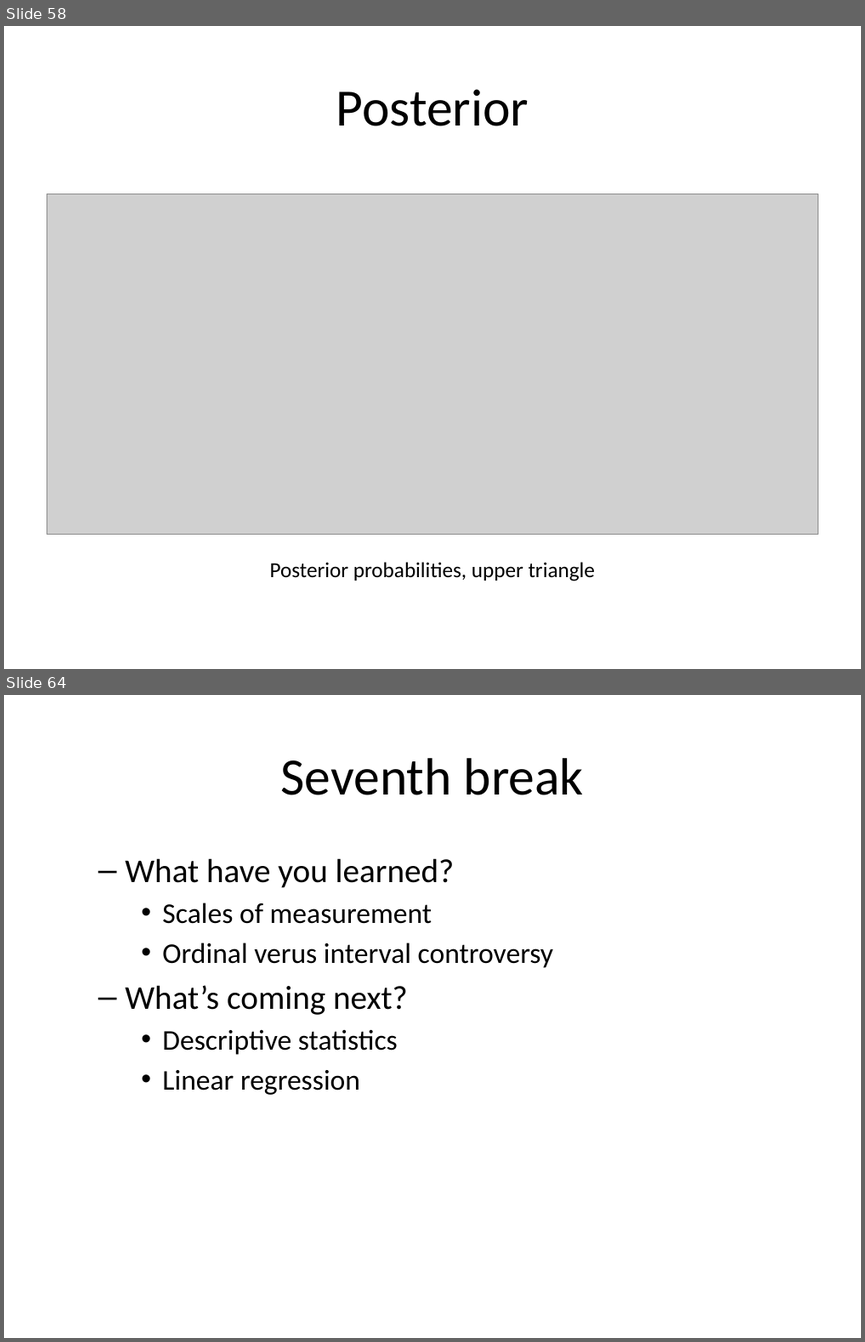
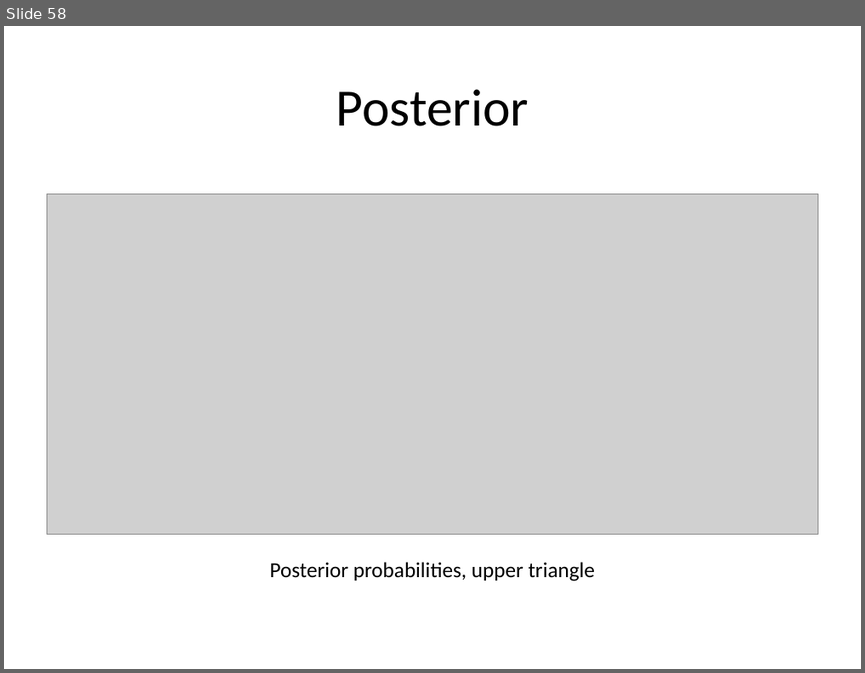
Before and after one commit to classes-medb/5510, a slide deck: src/video-12-hypothesis-testing.pptx. Shown one above the other, each under a label of ours: slides 58 and 64 before the commit, slide 58 after it; the slides between them are not shown. The pictures are 865x1342 and 865x673 pixels, drawn with LibreOffice and Linux fonts; fonts in the diff are those of the drawing; grey boxes stand for pictures. Boxes give left, top, right and bottom in pixels: in the first picture for what was removed or moved away, otherwise in the second. Text is boxed around its words. In the diff, an @@ line names an element or a change of style, - is before the commit and + after.

```diff
--- a/src/video-12-hypothesis-testing.pptx
+++ b/src/video-12-hypothesis-testing.pptx
@@ slide 64 removed at [4, 695, 861, 1338], background #FFFFFF @@
@@ title removed at [281, 758, 584, 795] @@
-Seventh break
@@ text removed at [125, 858, 553, 1095] @@
-  – What have you learned?
-    • Scales of measurement
-    • Ordinal verus interval controversy
-  – What’s coming next?
-    • Descriptive statistics
-    • Linear regression
```
Also in this commit, not shown: 3 slides changed, 49 other slides removed, 1 other file.
